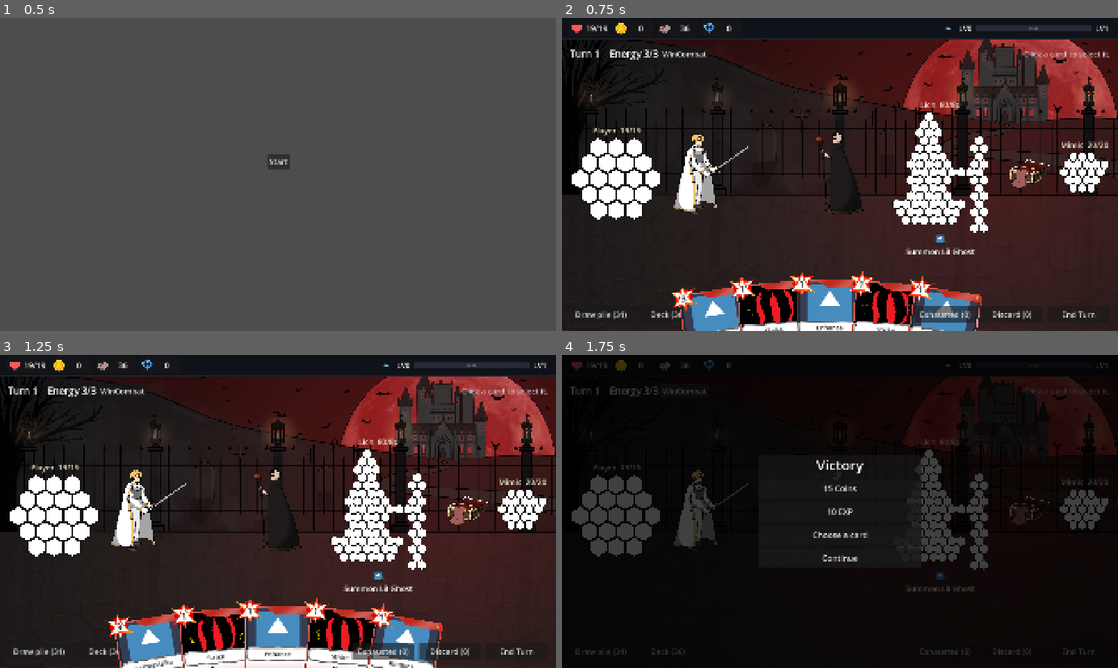
Above: before the commit, frames 1-4 (two rows, left to right).
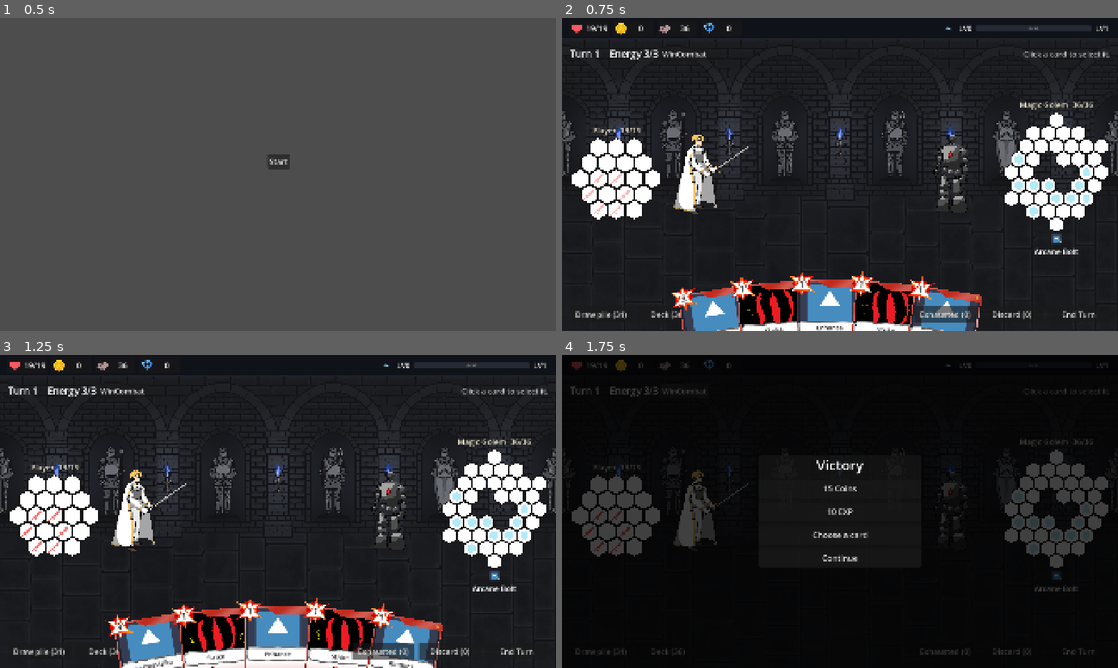
Above: after the commit, the same moments.

Repository: himaiayas/hex-sts
Game: Godot game, scene res://scenes/mainmenu.tscn
The game is run twice, just before and just after one commit, with the same random seed, the same clock (stepped at 60 frames per second) and the same inputs. The engine's default icon, where the game draws it, is replaced by a stand-in: a white triangle on a blue panel in a dark square.
Inputs:
- Up to frame 1 (0.5 s): no input
- Up to frame 2 (0.75 s): click "Start" at 0.5 s
- Up to frame 3 (1.25 s): no input
- Up to frame 4 (1.75 s): click "WinCombat" at 1.25 s

Frame 1 is identical in both runs. In frame 2, 42% of the frame differs, in the area x 0-100%, y 6-100%; in frame 3, 40%; in frame 4, 10%.

Commit message:
fix: stop spawning the test monster in every fight

Diff:
--- a/scripts/combat/combat_scene.gd
+++ b/scripts/combat/combat_scene.gd
@@ -804,7 +804,7 @@
 
 ## The enemy being built, fought in every normal and elite room (and on F6) until it's done.
 ## null = the usual line-ups.
-static var testing: Script = Lich
+static var testing: Script = null
 
 ## Each floor's monsters: NORMALS[0] / ELITES[0] are floor 1. Floors past the end reuse the last one.
 static var NORMALS: Array = [
